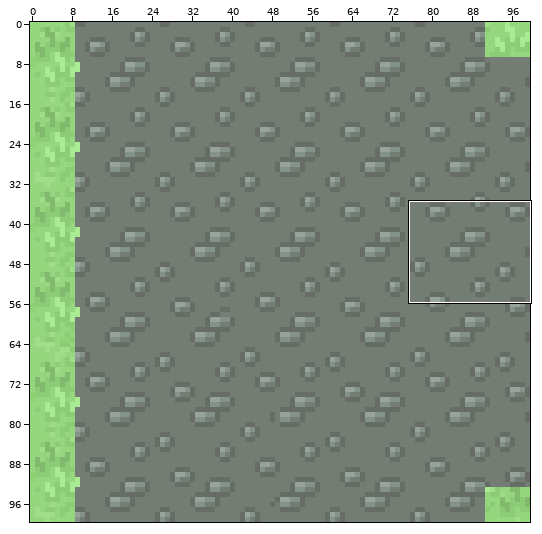
One commit to this sprite sheet: Route/RouteHautBasDroite.PNG. The picture above shows the old version from afar; the outline marks the close-up.
Close-up. Earlier state:
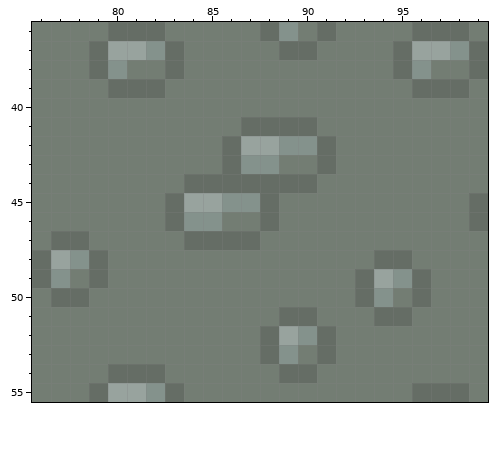
The file is 100x100 pixels. Colours within 5 levels of each other are drawn and written as one. Shown: x 76..99, y 36..55. The commit also changed other parts of the picture, which this record leaves out.
Once edited:
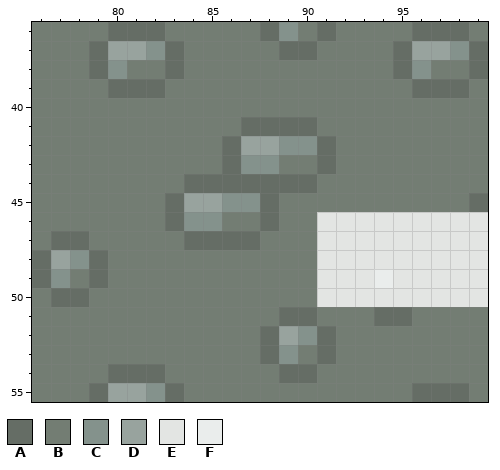
Palette (. is transparent): A #656d65  B #737d73  C #84928c  D #98a39e  E #e3e5e3  F #eaedec
The exact change:
Changed rows in their new state; - is an unchanged pixel.
first column x 91:
46 EEEEEEEEE
47 EEEEEEEEE
48 EEEEEEEEE
49 EEEFEEEEE
50 EEEEEEEEE
Where, in picture pixels (left, top, right, bottom), the same in both close-ups:
changed: (317, 212, 488, 307)
